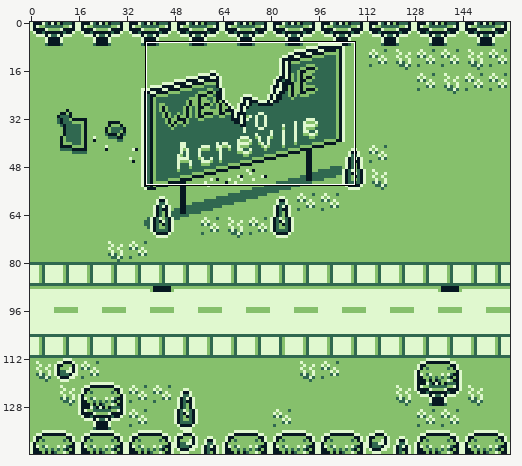
Two states of a pixel-art file, assets/backgrounds/Town-Sign.aseprite. Above: a wide view before the commit, with the close-up outlined.
Close-up. The starting point:
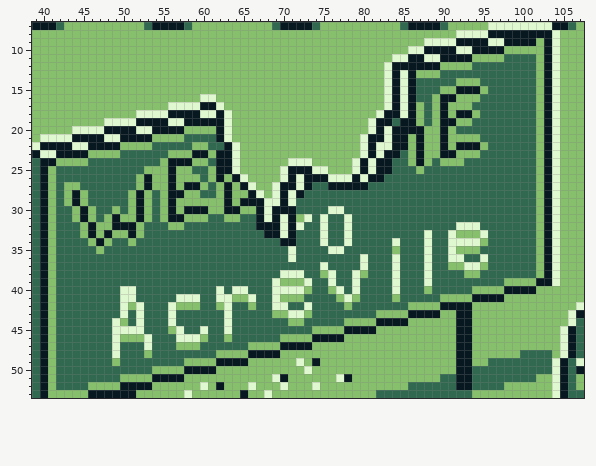
160x144 pixels, 1 frame. Shown: x 39..107, y 7..53.
And afterwards:
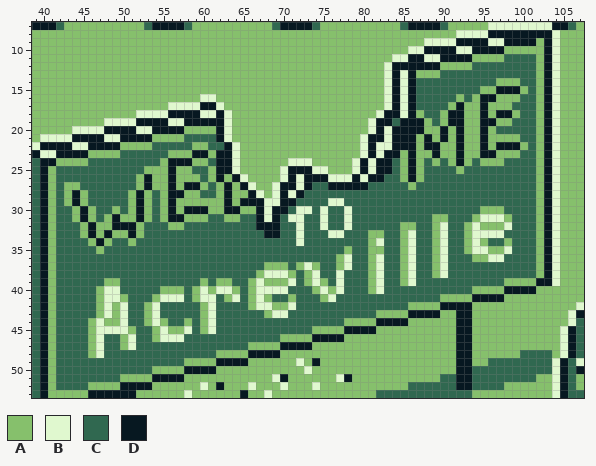
Palette (. is transparent): A #86c06c  B #e0f8cf  C #306850  D #071821
The edit:
y 14: x 92..94 AAA -> CCC; x 97..99 CCC -> AAA
y 15: x 90..94 AADDD -> CCCCC; x 96..100 CCCCC -> ADDDA
y 16: x 89..91 ADD -> CCC; x 93 A -> C; x 95..99 CCCCC -> DDAAA
y 17: x 87 A -> C; x 89..90 AD -> CC; x 92 A -> D; x 94..98 CCCCC -> ADAAA
y 18: x 89..91 ADA -> CAD; x 93 D -> A; x 95..99 CCCCC -> DADDA
y 19: x 87..90 ACAD -> DACA; x 92 A -> D; x 94..98 CCCCC -> ADDAA
y 20: x 92..96 CCCCC -> DAADA
y 21: x 86..88 ADA -> DAD; x 92 A -> D; x 95..99 CCCCC -> DAAAA
y 22: x 86..90 ADAAD -> DADDA; x 93..100 DDACCCCC -> AADADDDA
y 23: x 85..87 CAD -> ADA; x 89..92 ADDA -> DAAD; x 95..99 CCCCC -> DDAAA
y 24: x 85..90 CADACA -> ADACAC; x 92..93 AC -> DA; x 95..97 CCC -> AAA
y 25: x 85..86 CC -> AD; x 92 C -> A
y 26: x 85..87 CCC -> ADA
y 27: x 86 C -> A
y 29: x 71 B -> D; x 76..77 CC -> BB
y 30: x 71..73 DCC -> CBB; x 75..78 CBBC -> BCCB; x 95..97 CCC -> AAA
y 31: x 70..73 BDAB -> CBBC; x 89..90 CC -> AA; x 94..98 CCCCC -> ABBBA
y 32: x 70..71 BD -> CC; x 85..86 CC -> AA; x 89..90 CC -> AB; x 92..93 BB -> CA; x 95..98 CCCC -> AAAB
y 33: x 70..72 BDC -> CCB; x 75..78 BCCB -> CBBC; x 81..82 CC -> AA; x 85..86 CC -> AB; x 88..92 BCCBA -> CABCC; x 94 A -> B; x 96..97 CC -> BB
y 34: x 70..72 DDC -> CCB; x 75 B -> C; x 78 B -> C; x 81..82 CC -> AB; x 84..86 BCC -> CAB; x 88..93 BCCBBB -> CABCCA; x 98 C -> A
y 35: x 71 B -> C; x 76..78 BBC -> CCA; x 81..82 CC -> AA; x 84..86 ACC -> CAB; x 88..92 BCCBA -> CABCC; x 94..98 ACCCC -> BBAAB
y 36: x 71 B -> C; x 77..78 CC -> AB; x 80..82 BCC -> CAB; x 84..86 BCC -> CAB; x 88..92 BCCBB -> CABCC; x 94..97 CBCC -> AABB
y 37: x 68..70 CCC -> AAA; x 72..75 CCCB -> ABAC; x 77..78 CC -> AB; x 80..82 BCC -> CAB; x 84..86 BCC -> CAB; x 88..95 BCCAABBA -> CABCCCCC
y 38: x 67..69 CCC -> ABB; x 71..77 BBCCABC -> ACABCCB; x 79..82 BACC -> CCAB; x 84..86 BCC -> CAB; x 88..90 BCC -> CAB; x 93..94 AA -> CC
y 39: x 48..49 CC -> AA; x 60 C -> A; x 62..63 CC -> AA; x 66..69 CCCB -> ABAA; x 71..77 AABCCBC -> BCABACB; x 79 B -> C; x 81..82 CC -> AB; x 84..86 BCC -> CAB; x 88 B -> C
y 40: x 47..51 CCCBB -> ABBCC; x 55..57 CCC -> AAA; x 59..61 CCC -> ABA; x 63..68 CBBCCC -> BACABB; x 71..75 BBACC -> CCCAB; x 79 B -> C; x 81..82 CC -> AB; x 84 B -> C; x 88 A -> C
y 41: x 47..51 CCCBB -> ABBAC; x 54..56 CCC -> ABB; x 58..70 BBCCBBAABCCBA -> CABBCABCABACC; x 72 A -> C; x 75..79 CCABA -> ABCCC; x 84 A -> C
y 42: x 47..49 CCC -> ABA; x 51..54 ABCC -> CCAB; x 56..63 BAAACCAB -> CCCCABCC; x 67..71 CCBBC -> BBAAB; x 73 B -> C; x 78 A -> C
y 43: x 47..49 CCC -> ABA; x 52..54 BCC -> CAB; x 56 B -> C; x 60..61 CC -> AB; x 63 B -> C; x 68..73 CAABBA -> ABBCCC
y 44: x 46..50 CCCBA -> ABAAB; x 52..56 BCCCB -> CABAC; x 58 C -> A; x 60..61 CC -> AB; x 63 B -> C; x 71..72 AA -> CC
y 45: x 46..48 CCC -> ABB; x 51..52 BB -> AC; x 54..55 CC -> AB; x 57..58 BC -> AB; x 60..61 BC -> AB; x 63 B -> C
y 46: x 46..47 CC -> AB; x 49 B -> C; x 51..56 AABCCC -> BCCABB; x 58..60 BBA -> CCC; x 63 A -> C
y 47: x 46..47 CC -> AB; x 49..51 BCC -> CAB; x 53 B -> C; x 57..59 AAA -> CCC
y 48: x 46..47 CC -> AB; x 49 B -> C; x 53 A -> C
y 49: x 49 A -> C
